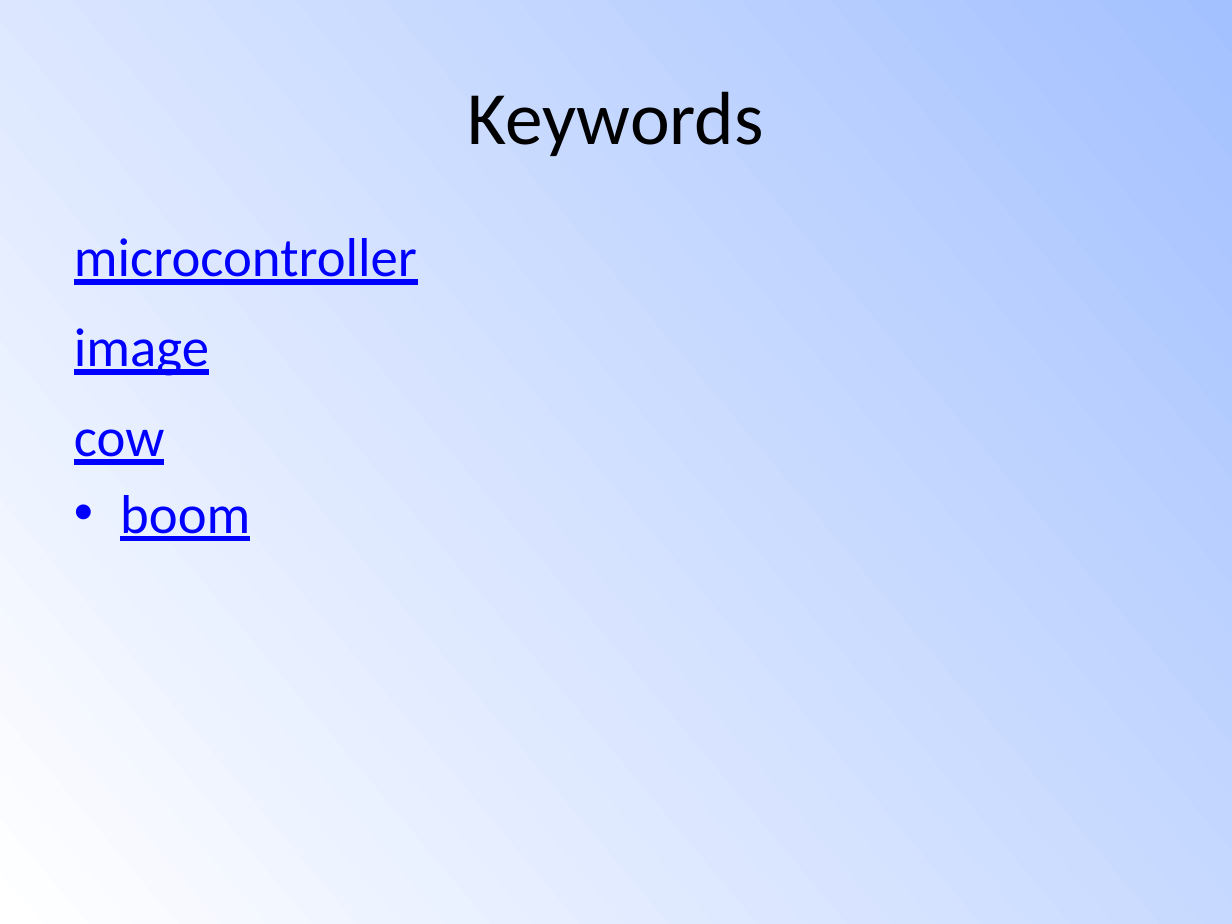
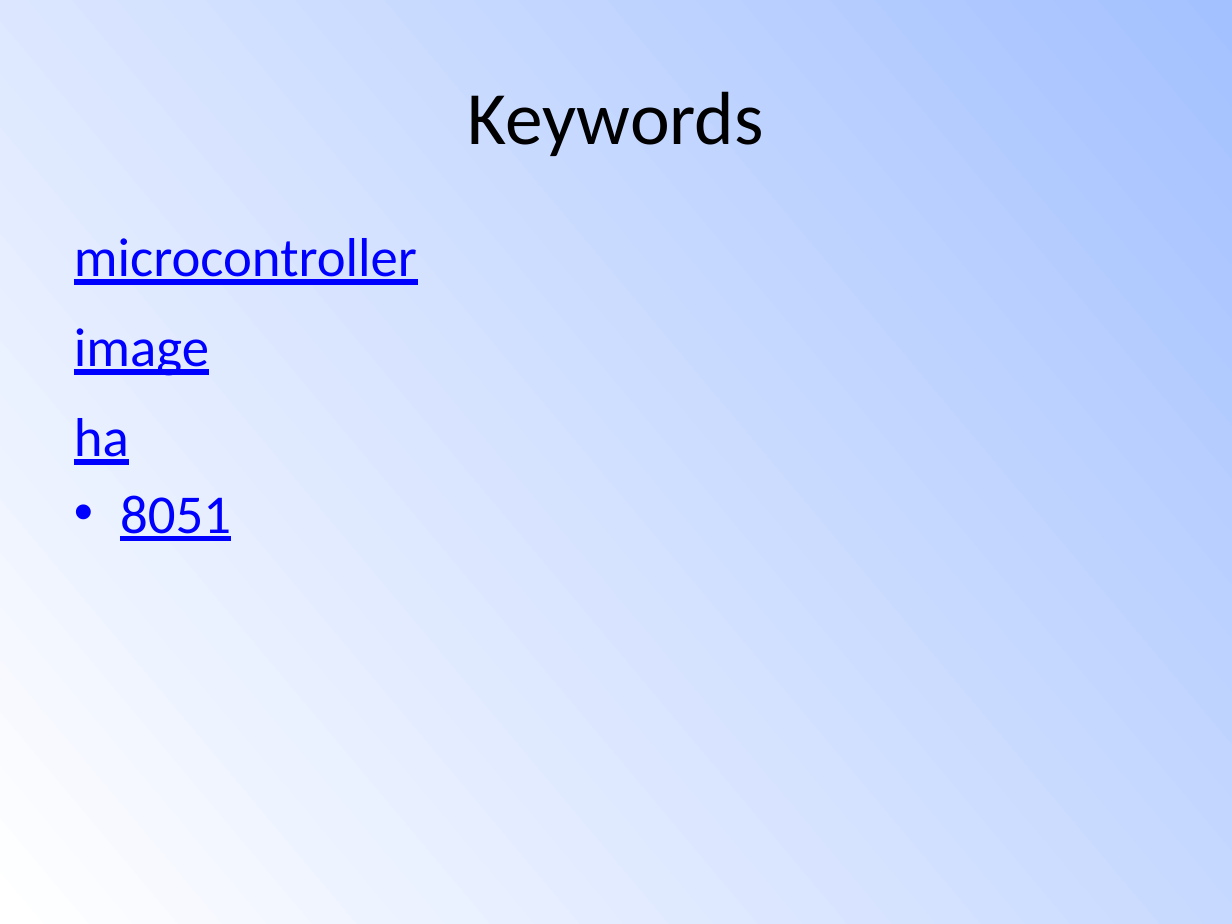
Before and after one commit to Siddhant-Ray/SlideEZ, a slide deck: slide 15 of testppt3.pptx (slide 4 before the commit). Drawn at 1232x924 pixels with LibreOffice and Linux fonts; fonts in the diff are those of the drawing. Boxes give left, top, right and bottom in pixels: in the first picture for what was removed or moved away, otherwise in the second. Text is boxed around its words. In the diff, an @@ line names an element or a change of style, - is before the commit and + after.

```diff
--- a/testppt3.pptx
+++ b/testppt3.pptx
@@ text at (74, 238, 417, 541): text changed @@
-• microcontroller
-  image
-  cow
-  boom
+• microcontroller
+  image
+  ha
+  8051
```
Also in this commit, not shown: 1 other slide changed, 19 slides added, 2 slides removed, 8 other files.
